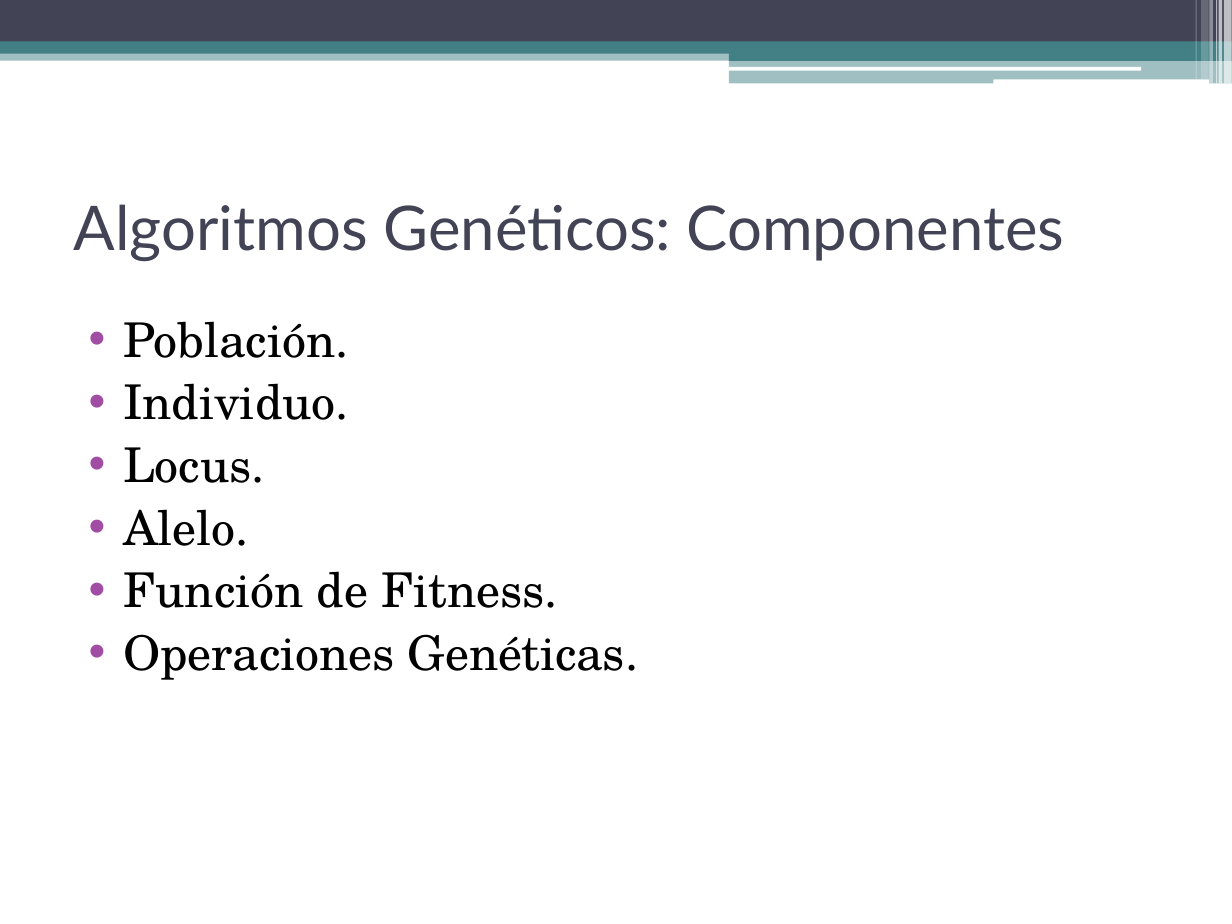
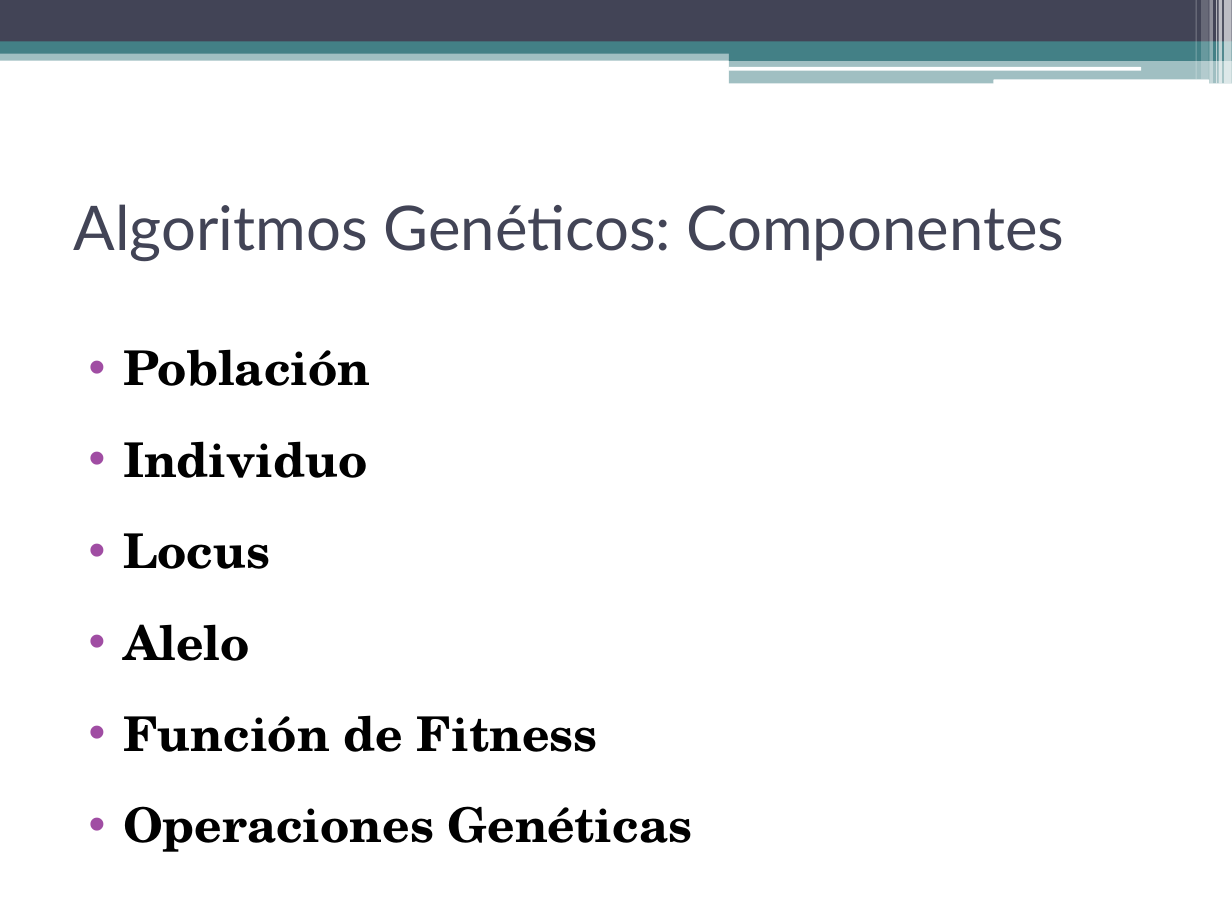
Before and after one commit to dariosus/ITBA_SIA_13_GeneticAlgorithms, a slide deck: slide 2 of presentation/Sistemas de Inteligencia Artificial.pptx. Drawn at 1232x924 pixels with LibreOffice and Linux fonts; fonts in the diff are those of the drawing. Boxes give left, top, right and bottom in pixels: in the first picture for what was removed or moved away, otherwise in the second. Text is boxed around its words. In the diff, an @@ line names an element or a change of style, - is before the commit and + after.

```diff
--- a/presentation/Sistemas de Inteligencia Artificial.pptx
+++ b/presentation/Sistemas de Inteligencia Artificial.pptx
@@ text at [123,349,693,852]: text changed; bold on @@
-• Población.
-• Individuo.
-• Locus.
-• Alelo.
-• Función de Fitness.
-• Operaciones Genéticas.
+• Población
+• Individuo
+• Locus
+• Alelo
+• Función de Fitness
+• Operaciones Genéticas
```
Also in this commit, not shown: 7 other slides changed, 1 slide added.
